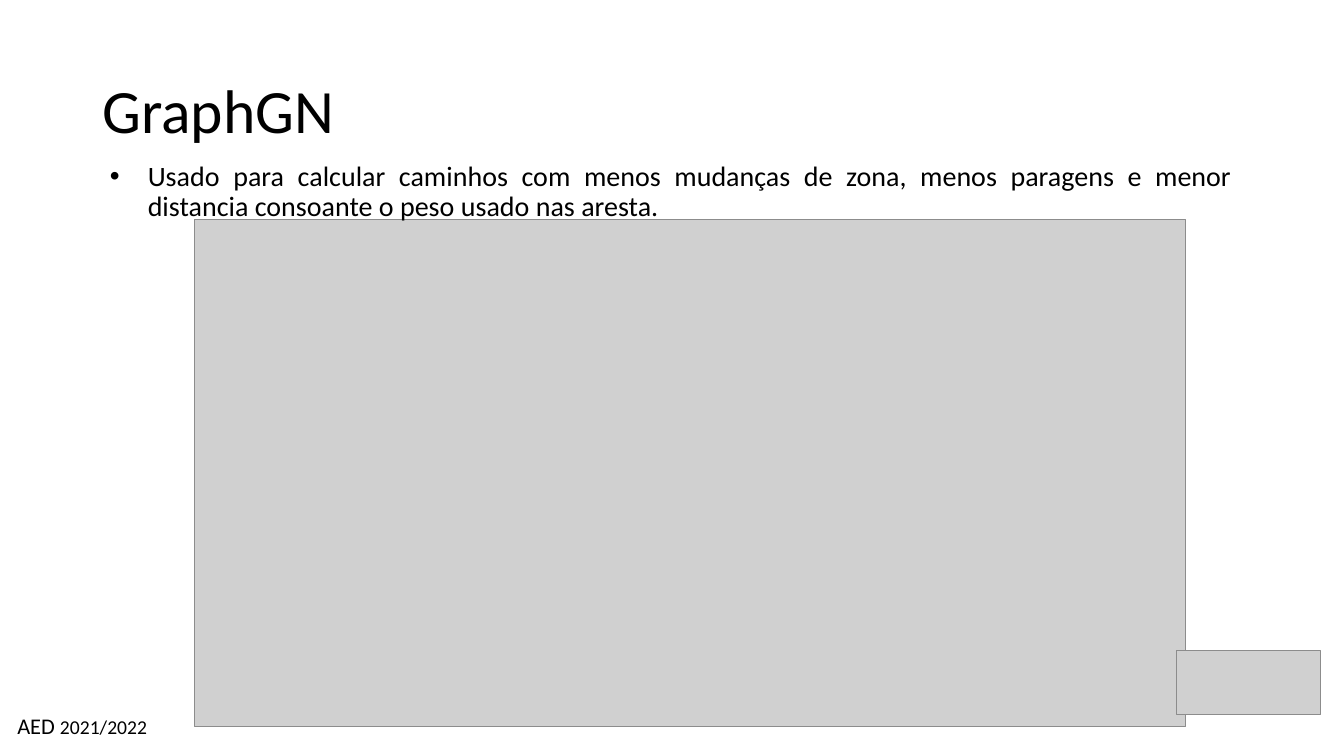
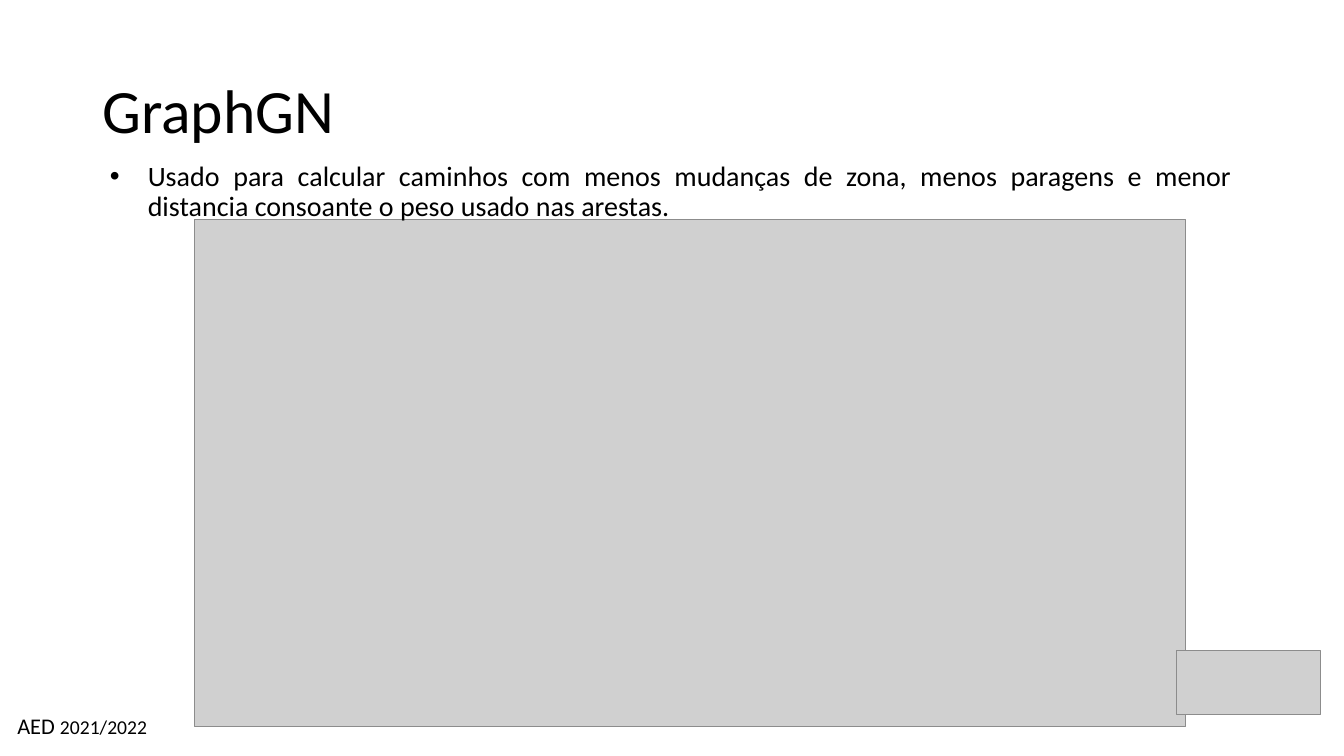
Before and after one commit to TiagoBranquinho/AED-Graphs, a slide deck: slide 5 of Grafosppt.pptx. Drawn at 1344x756 pixels with LibreOffice and Linux fonts; fonts in the diff are those of the drawing; grey boxes stand for pictures. Boxes give left, top, right and bottom in pixels: in the first picture for what was removed or moved away, otherwise in the second. Text is boxed around its words. In the diff, an @@ line names an element or a change of style, - is before the commit and + after.

Commit message:
Small presentation update

```diff
--- a/Grafosppt.pptx
+++ b/Grafosppt.pptx
@@ text at [148, 166, 1231, 223]: text changed @@
-  • Usado para calcular caminhos com menos mudanças de zona, menos paragens e menor distancia consoante o peso usado nas aresta.
+  • Usado para calcular caminhos com menos mudanças de zona, menos paragens e menor distancia consoante o peso usado nas arestas.
```
Also in this commit, not shown: 1 other slide changed.
